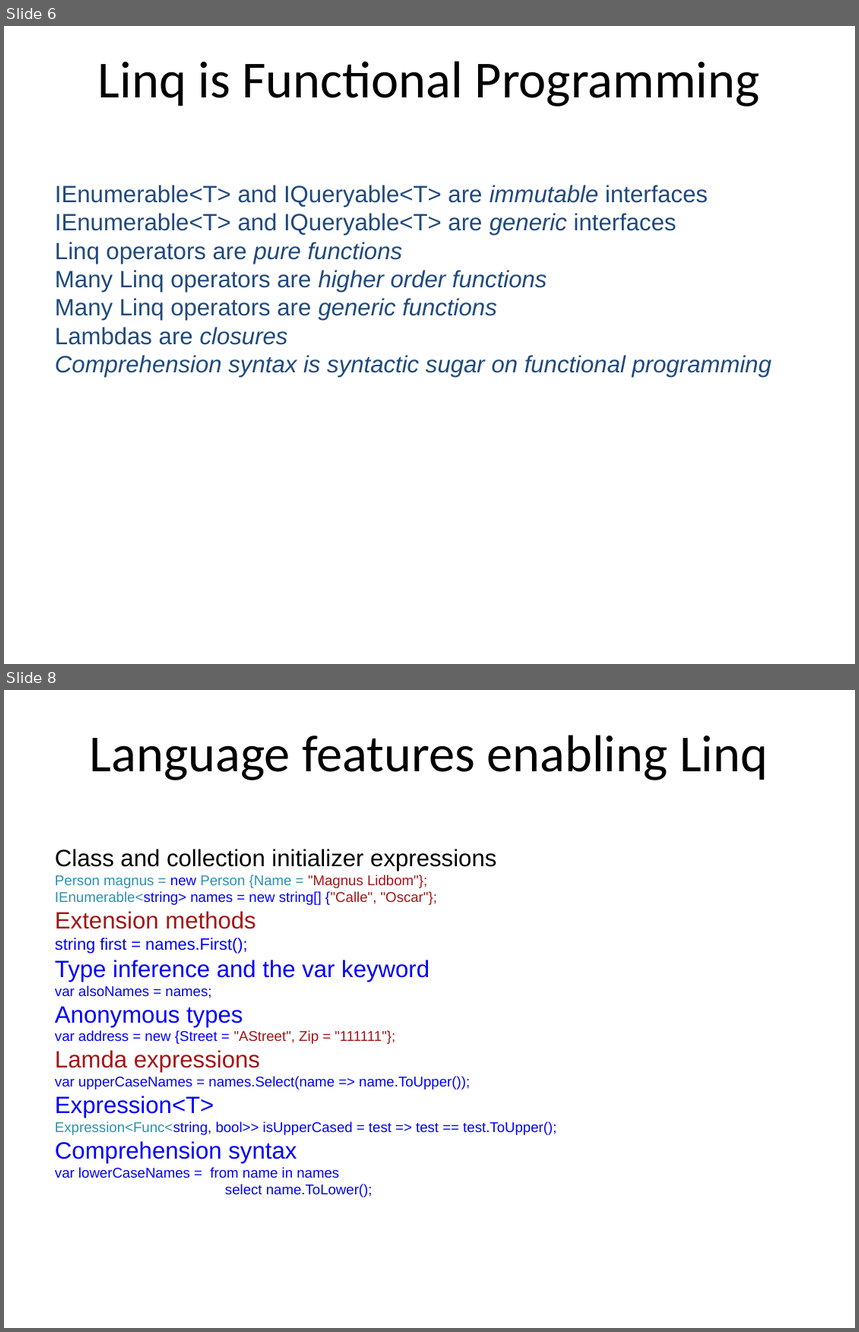
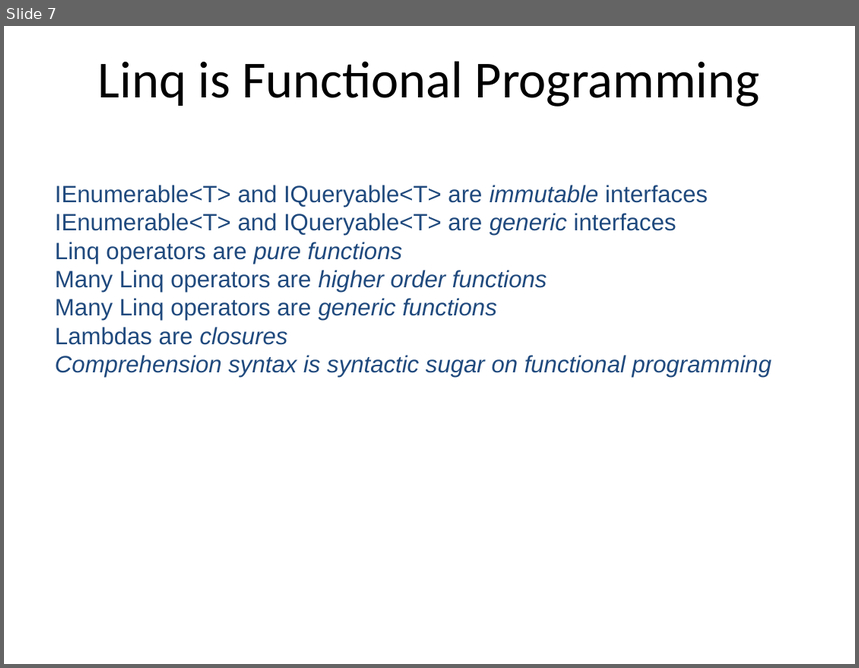
Before and after one commit to mlidbom/FSharpElevate, a slide deck: FSharp2.pptx. Shown one above the other, each under a label of ours: slides 6 and 8 before the commit, slide 7 after it; the slides between them are not shown. The pictures are 859x1332 and 859x668 pixels, drawn with LibreOffice and Linux fonts; fonts in the diff are those of the drawing. Boxes give left, top, right and bottom in pixels: in the first picture for what was removed or moved away, otherwise in the second. Text is boxed around its words. In the diff, an @@ line names an element or a change of style, - is before the commit and + after.

```diff
--- a/FSharp2.pptx
+++ b/FSharp2.pptx
@@ slide 8 removed at (4,690,855,1328), background #FFFFFF @@
@@ free removed at (47,716,813,822) @@
-Language features enabling Linq
@@ free removed at (47,839,813,1302) @@
-Class and collection initializer expressions
-Person magnus = new Person {Name = "Magnus Lidbom"};
-IEnumerable<string> names = new string[] {"Calle", "Oscar"};
-Extension methods
-string first = names.First();
-Type inference and the var keyword
-var alsoNames = names;
-Anonymous types
-var address = new {Street = "AStreet", Zip = "111111"};
-Lamda expressions
-var upperCaseNames = names.Select(name => name.ToUpper());
-Expression<T>
-Expression<Func<string, bool>> isUpperCased = test => test == test.ToUpper();
-Comprehension syntax
-var lowerCaseNames = from name in names
-select name.ToLower();
@@ what was slide 6 is now slide 7 @@
```
Also in this commit, not shown: 1 slide added, 2 other slides removed, 2 other files.
